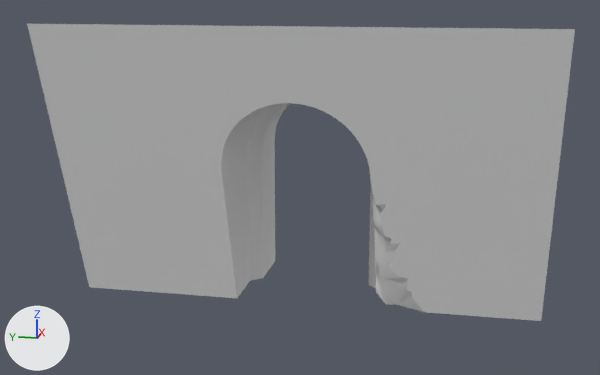
The FBX model Assets/Art/Meshs/1-Enviros/Kit/Tuto/SM_WallP_tuto_3.fbx: old version first, new version second.
The view is the same before and after, from a 50 mm camera at (-50.1, -24.8, 20.3) aimed at (1.0, -14.6, 7.5). Lighting does not change. The marker at lower left points along +X, +Y and +Z. The older version comes first. Materials are left out; every surface is plain grey. Where no turn or scale is listed for an object, it has been applied to the vertices.

Script lines for the objects in view, before the commit:
```python
me_mesh = bpy.data.meshes.new('Mesh')
me_mesh.from_pydata(...)  # 143 vertices, 158 faces; spans x -5.7..8.0, y -30.0..0.0, z 0.0..18.1
me_mesh.materials.append(mat_lambert1)
ob_sm_walp_tuto_3 = bpy.data.objects.new('SM_WalP_tuto_3', me_mesh)
ob_sm_walp_tuto_3.location = (0.0, 0.0, 0.0)
```
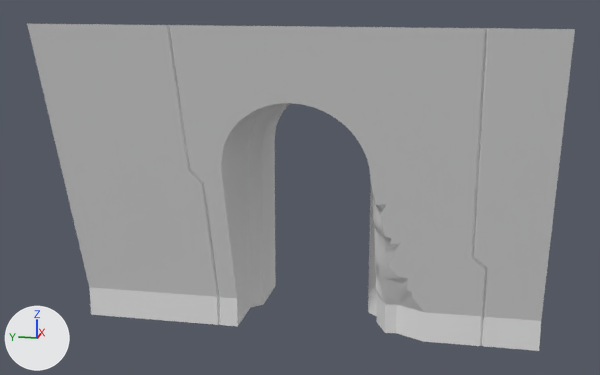
The change, as a list of edits to the scene's bpy script:
```text
Change me_mesh:
    used by ob_sm_walp_tuto_3; location = (0.0, 0.0, 0.0)
    remove me_mesh.from_pydata(...)  # 143 vertices, 158 faces; spans x -5.7..8.0, y -30.0..0.0, z 0.0..18.1
    add me_mesh.from_pydata(...)  # 192 vertices, 200 faces; spans x -5.7..8.0, y -30.0..0.0, z -2.0..18.1
    me_mesh part 1
    29 faces are deleted
    30 vertices are added at x -5.7..0.1, y -26.6..-4.2, z -2.0..18.1
    13 new vertices lie (0.0, 0.0, -2.0) away from vertices in x 0.0..8.0, y -30.0..0.0, z 0.0
    6 new vertices lie (0.0, 0.0, 2.0) away from vertices in x 0.0..0.1, y -26.6..-9.1, z -2.0
    71 new faces join them
```

Where the change shows, as pixel boxes [x1, y1, x2, y2] in the pictures (600 x 375 px):
'SM_WalP_tuto_3', reshaped (10% taller): before [27, 24, 575, 321]; after [27, 24, 575, 351]
